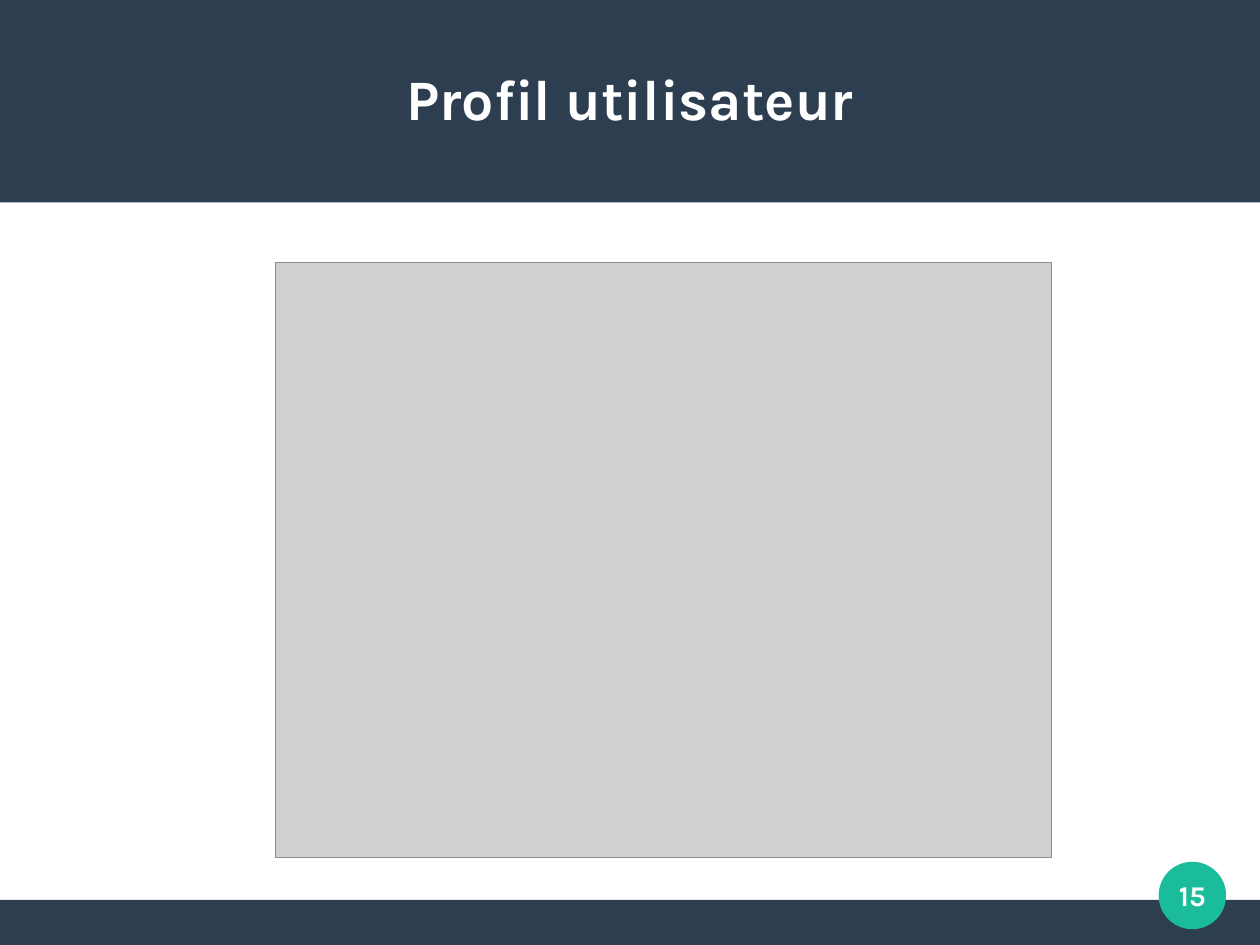
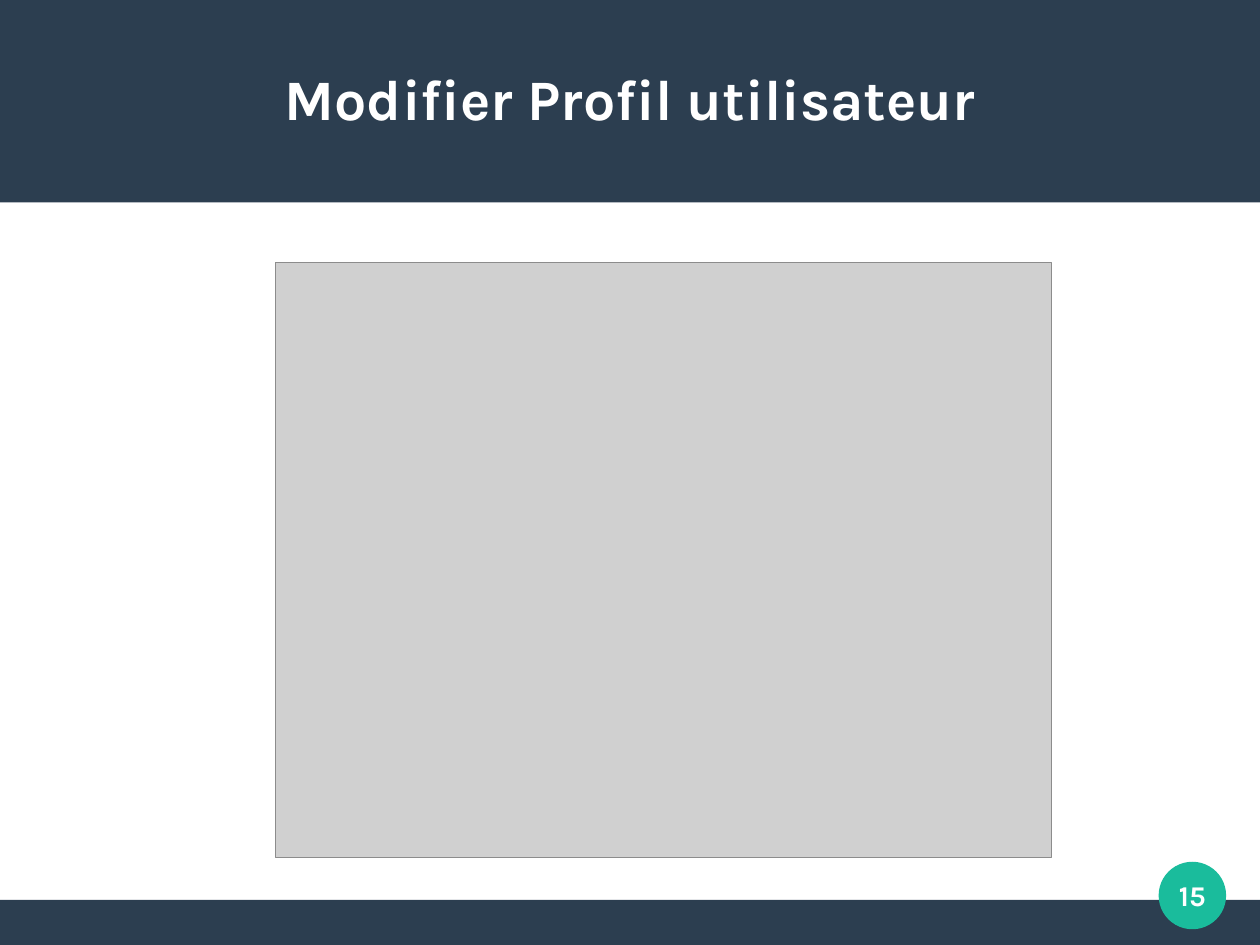
Before and after one commit to ranwang21/accoc_management, a slide deck: slide 15 of presentation/Presentation 1/Presentation1.odp. Drawn at 1260x945 pixels with LibreOffice and Linux fonts; fonts in the diff are those of the drawing; grey boxes stand for pictures. Boxes give left, top, right and bottom in pixels: in the first picture for what was removed or moved away, otherwise in the second. Text is boxed around its words. In the diff, an @@ line names an element or a change of style, - is before the commit and + after.

```diff
--- a/presentation/Presentation 1/Presentation1.odp
+++ b/presentation/Presentation 1/Presentation1.odp
@@ title at [285, 79, 975, 121]: text changed @@
-Profil utilisateur
+Modifier Profil utilisateur
```
Also in this commit, not shown: 1 other slide changed, 1 other file.
